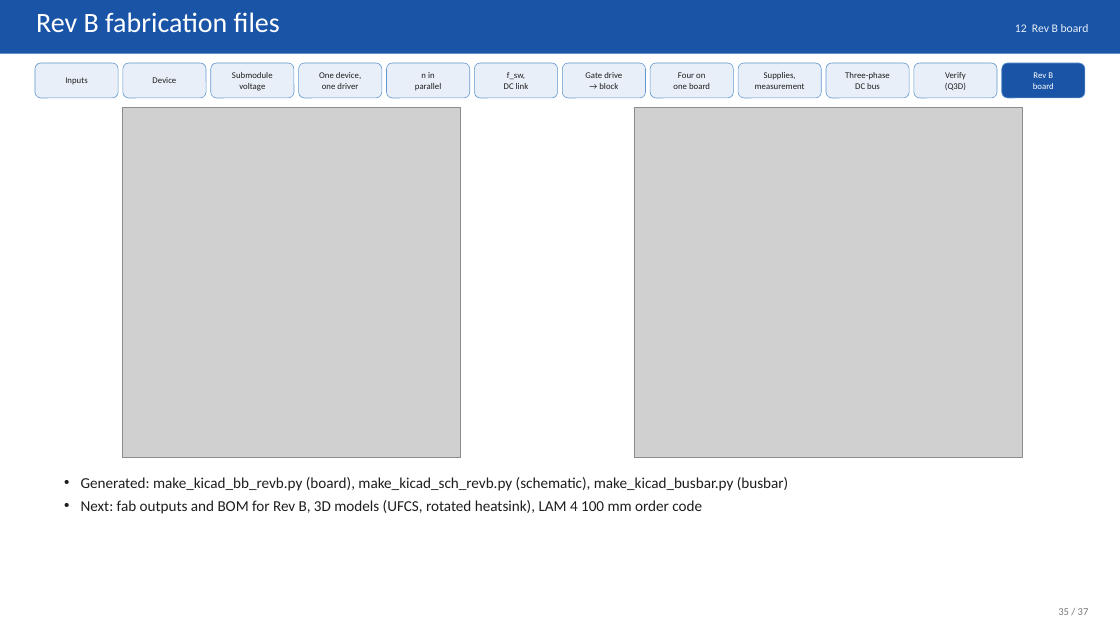
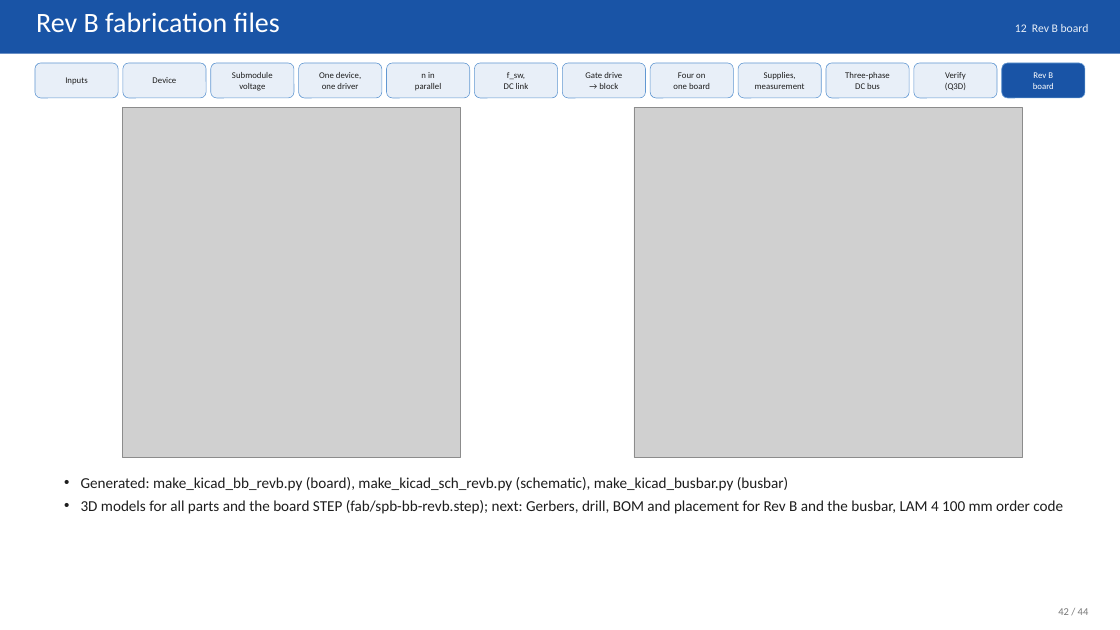
Before and after one commit to EnesAyaz/KTH, a slide deck: slide 42 of PCB-Design/reports/slides/spb_revb_design_flow.pptx (slide 35 before the commit). Drawn at 1120x630 pixels with LibreOffice and Linux fonts; fonts in the diff are those of the drawing; grey boxes stand for pictures. Boxes give left, top, right and bottom in pixels: in the first picture for what was removed or moved away, otherwise in the second. Text is boxed around its words. In the diff, an @@ line names an element or a change of style, - is before the commit and + after.

Commit message:
Rev B: 3D models for every part, board STEP, design-flow deck with final loop results
- make_3d_models_revb.py: box models (STEP + VRML) for 2EDF7275K, PMK UFCS, TDK 2220 (2.8 mm),
  WE-CNSW 1206, M6 AC bolt + Cu bar, LAM 4 + spreader; parts with project models move to spb_fab
- board STEP export (fab/spb-bb-revb.step); DRC 0/0/0, schematic = PCB
- render_3d_revb.py: 3D views for the deck from the KiCad models
- deck (44 slides): Rev B bypass figure, 3D slides, fast-loop Q3D results (0.69 nH with shunt,
  0.41 nH without, cells symmetric), shunt study, symmetry cause/fix; old full-board/busbar Q3D marked

```diff
--- a/PCB-Design/reports/slides/spb_revb_design_flow.pptx
+++ b/PCB-Design/reports/slides/spb_revb_design_flow.pptx
@@ text at bbox=[81, 500, 1063, 514]: text changed @@
-• Next: fab outputs and BOM for Rev B, 3D models (UFCS, rotated heatsink), LAM 4 100 mm order code
+• 3D models for all parts and the board STEP (fab/spb-bb-revb.step); next: Gerbers, drill, BOM and placement for Rev B and the busbar, LAM 4 100 mm order code
@@ text at bbox=[1058, 608, 1089, 615]: text changed @@
-35 / 37
+42 / 44
```
Also in this commit, not shown: 34 other slides changed, 7 slides added, 44 other files.
